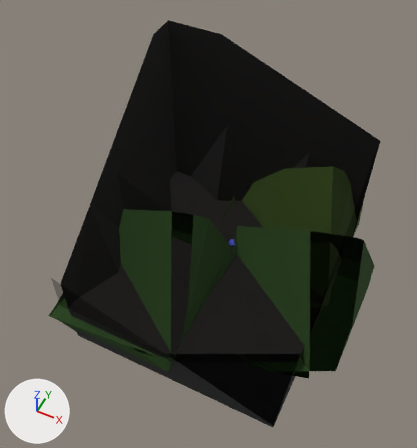
An edit to the Blender file Visual Project FIles/ROOMS/smfm room 13.blend, drawn before and after from the same camera.
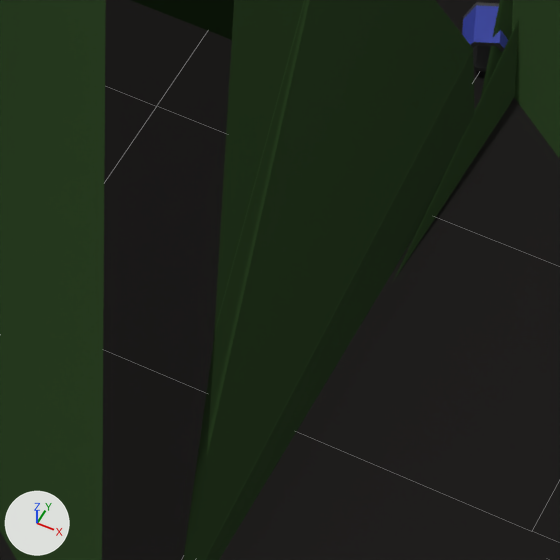
Each version appears first whole from a 50 mm camera at (2.43, -5.26, 8.87) aimed at (-0.21, 0.01, 2.29), and next in a close-up on the part from 37% to 59% of the width and 53% to 73% of the height. Arrows for +X, +Y and +Z are at lower left; the lights stay in place. The close-ups show mesh edges as thin lines. Everything nearer to the camera than a plane just in front of the edit is cut away.

Names of what the first close-up shows: 'Cube.005', 'Cube.011', 'Grass', 'mug.001'.
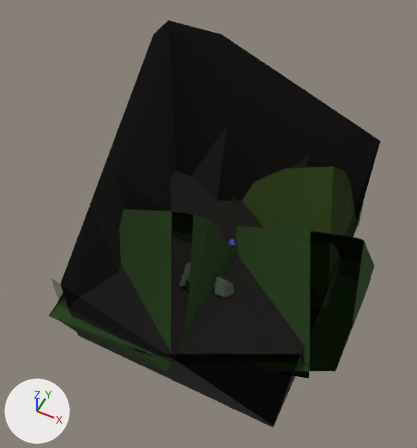
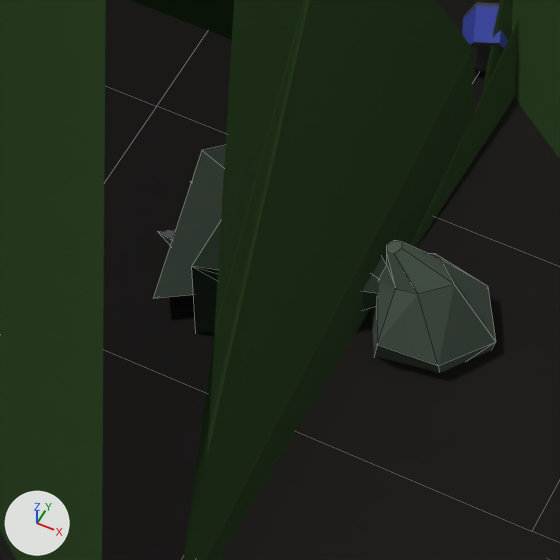
Pixel boxes (x1, y1, x2, y2) of what changed, in the close-ups (560 x 560 px):
'Cube.089', added: after (153, 145, 496, 373)
    faces in mat_material_016 (dark grey #516052): (153, 145, 496, 373)
    faces in mat_material_017 (dark green #2f4030): (192, 221, 387, 333)
    faces in mat_material_028 (dark grey #5d5d5d): (157, 181, 191, 245)

The change, as a list of edits to the scene's bpy script:
```text
Add mat_material_028:
    mat_material_028 = principled_material('Material.028')
    mat_material_028.base_color = (0.109, 0.109, 0.109)  # dark grey #5d5d5d
Add mat_material_017:
    mat_material_017 = principled_material('Material.017')
    mat_material_017.base_color = (0.0281, 0.0509, 0.0293)  # dark green #2f4030
    mat_material_017.roughness = 1.0
Add mat_material_020:
    mat_material_020 = principled_material('Material.020')
    mat_material_020.base_color = (0.104, 0.0723, 0.0493)  # brown #5b4c3f
Add mat_material_016:
    mat_material_016 = principled_material('Material.016')
    mat_material_016.base_color = (0.0821, 0.117, 0.0838)  # dark grey #516052
    mat_material_016.roughness = 1.0
Add mat_material_019:
    mat_material_019 = principled_material('Material.019')
    mat_material_019.base_color = (0.0301, 0.0215, 0.0101)  # brown #30281a
Add ob_cube_089:
    ob_cube_089 = bpy.data.objects.new('Cube.089', me_cube_098.copy())  # the mesh of ob_cube_089
    ob_cube_089.location = (-1.749, 0.035, 0.152)
    ob_cube_089.rotation_euler = (0.0, 1.571, 0.0)  # degrees (0, 90, 0)
```
